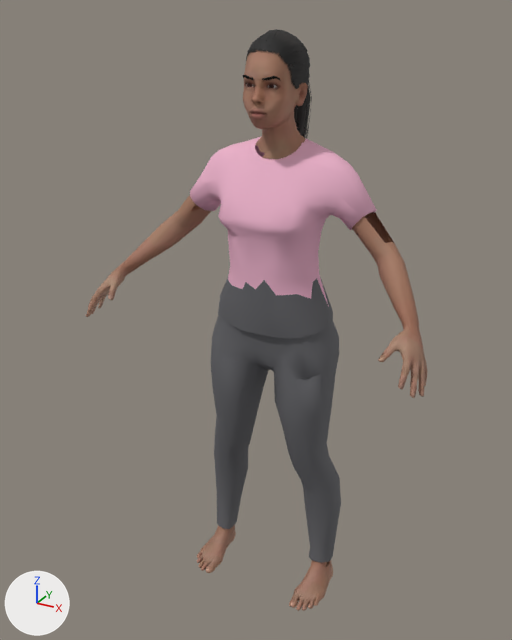
Before and after pictures for a commit that changed the glTF model godot/assets/people/crowd_w4.glb.
Camera for both pictures: a 50 mm camera at (0.804, -1.601, 1.599) aimed at (-0.036, -0.074, 0.835). Lighting does not change. The marker at lower left points along +X, +Y and +Z. The picture after the commit comes second.

In view in the first picture: 'w4', 'w4.female_casualsuit01', 'w4.ponytail01' and 2 more.
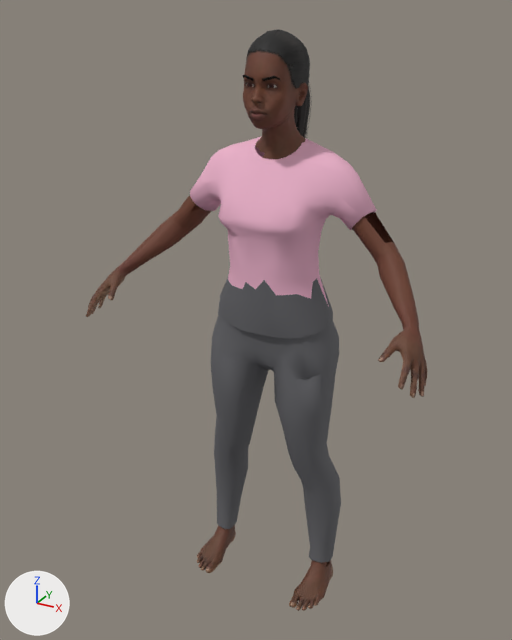
The edits, one by one:
Picture 'young_darkskinned_female_diffuse' (img_young_darkskinned_female_diffuse) is new.
Material 'w4.body' (mat_w4_body) changes its picture from img_harvey_midtoned_female_diffuse to img_young_darkskinned_female_diffuse.

Where the change shows, as pixel boxes (x1, y1, x2, y2) in the pictures (512 x 640 px):
'w4', surface changed: (86, 50, 427, 611) in both
